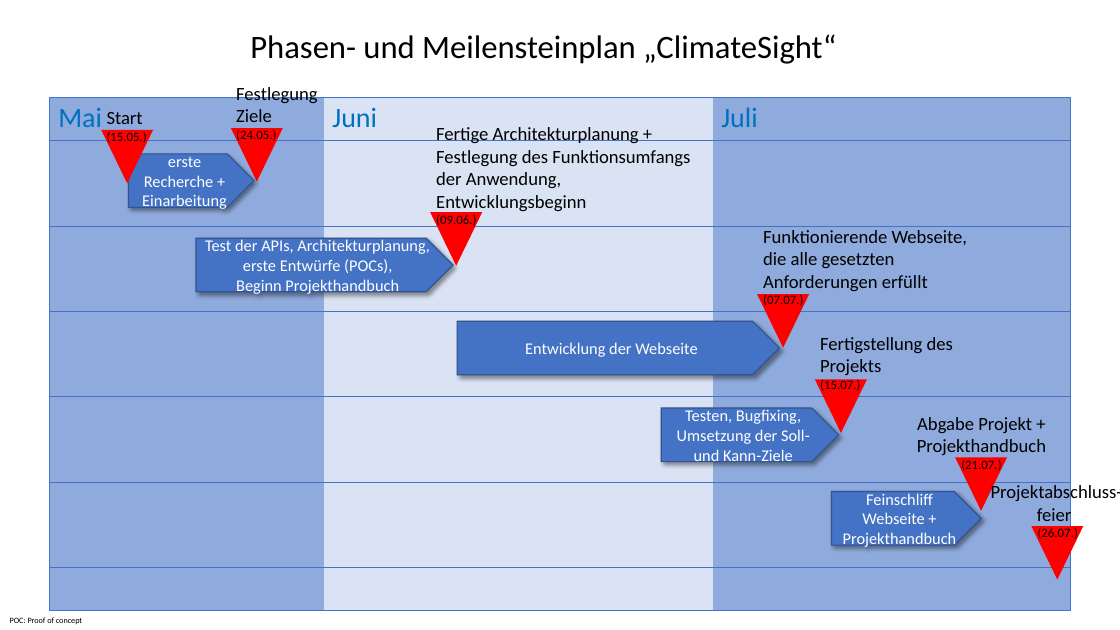
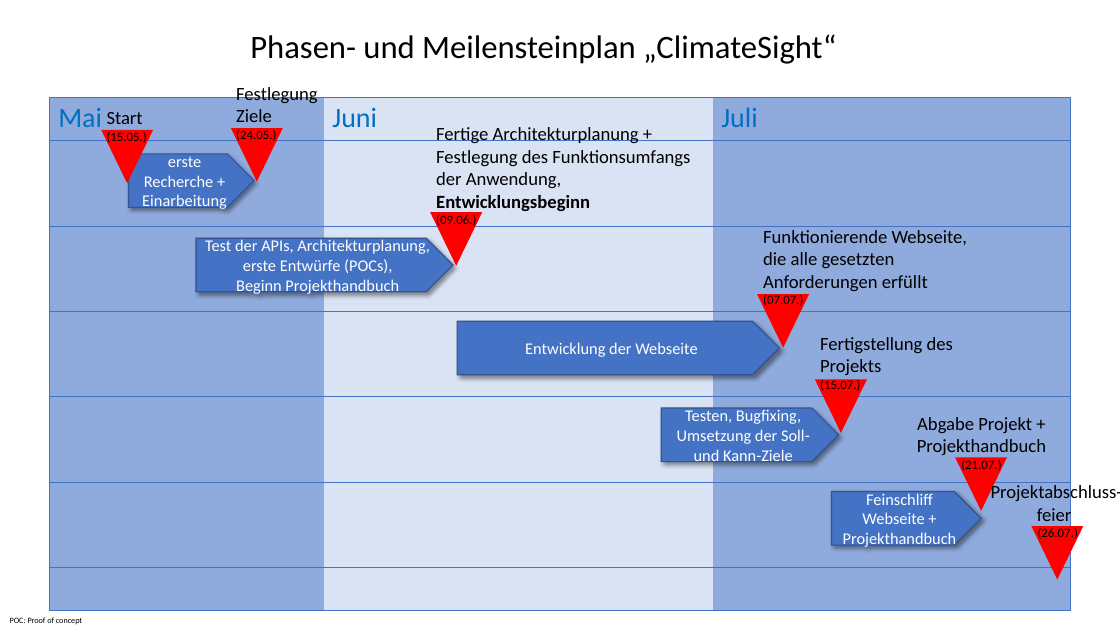
Before and after one commit to matteokosina/climateSight, a slide deck: slide 1 of Projekthandbuch/Planungsdokumente/Phasen- und Meilensteinplan.pptx. Drawn at 1120x630 pixels with LibreOffice and Linux fonts; fonts in the diff are those of the drawing. Boxes give left, top, right and bottom in pixels: in the first picture for what was removed or moved away, otherwise in the second. Text is boxed around its words. In the diff, an @@ line names an element or a change of style, - is before the commit and + after.

```diff
--- a/Projekthandbuch/Planungsdokumente/Phasen- und Meilensteinplan.pptx
+++ b/Projekthandbuch/Planungsdokumente/Phasen- und Meilensteinplan.pptx
@@ text at (436,127,690,213): bold on in "Entwicklungsbeginn" @@
```
Also in this commit, not shown: 12 other files.
